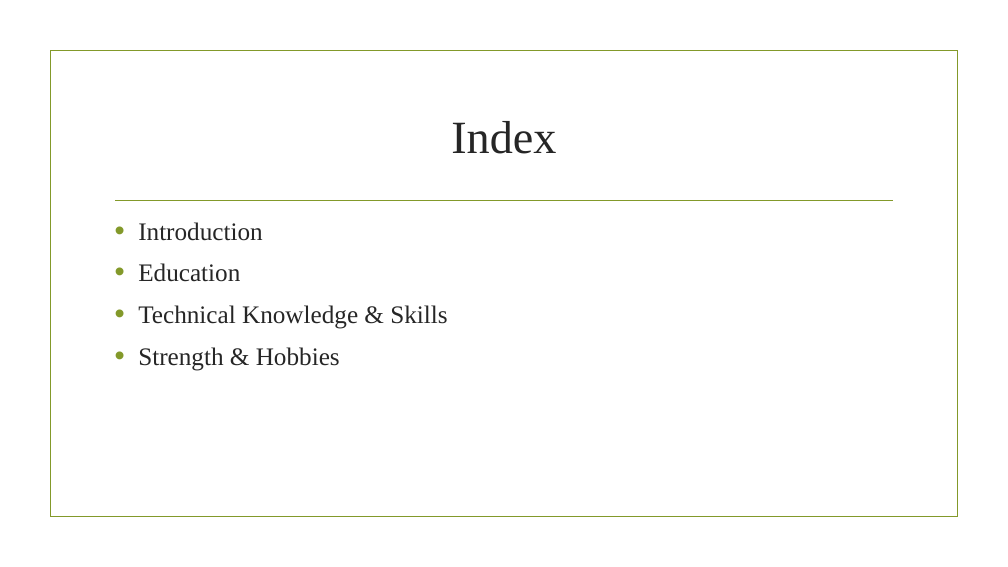
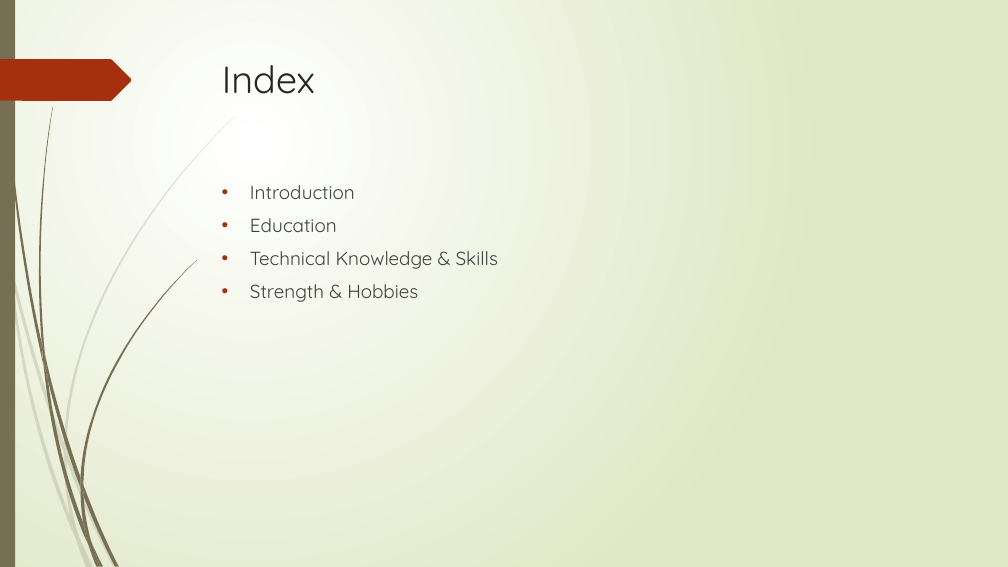
Before and after one commit to BhavinDhanwani/Assignments, a slide deck: slide 2 of Soft Skill Assignment/INTRODUCTION.pptx. Drawn at 1008x567 pixels with LibreOffice and Linux fonts; fonts in the diff are those of the drawing; background and template pictures are left out. Boxes give left, top, right and bottom in pixels: in the first picture for what was removed or moved away, otherwise in the second. Text is boxed around its words. In the diff, an @@ line names an element or a change of style, - is before the commit and + after.

```diff
--- a/Soft Skill Assignment/INTRODUCTION.pptx
+++ b/Soft Skill Assignment/INTRODUCTION.pptx
@@ background picture (left out) to gradient #FFFFFF to #DFE8C4 @@
@@ rectangle added at [0,0,15,567], fill #766F54 @@
@@ freeform shape added at [0,59,132,101], fill #A53010 @@
@@ rectangle removed at [50,51,957,517] @@
@@ title "Index": place and size @@
-title "Index" at [451,121,556,154]
+title "Index" at [222,65,315,94]
@@ title "Index" at [222,65,315,94]: size 44 to 36 pt, font Times New Roman to Quicksand; alignment centre to left; vertical alignment middle to top @@
@@ text "Introduction": place and size @@
-text "Introduction" at [138,222,447,371]
+text "Introduction" at [250,185,498,302]
@@ text "Introduction" at [250,185,498,302]: size 24 to 18 pt, font Times New Roman to Quicksand, text colour #262626 to #404040; indent changed; bullet colour #83992A to #A53010 @@
@@ line removed from (116, 200) to (893, 200) @@
@@ group added at [0,116,236,567]: 10 freeform shapes @@
@@ group added at [2,0,197,567]: 12 freeform shapes @@
```
Also in this commit, not shown: 6 other slides changed, 1 slide added, 1 other file.
